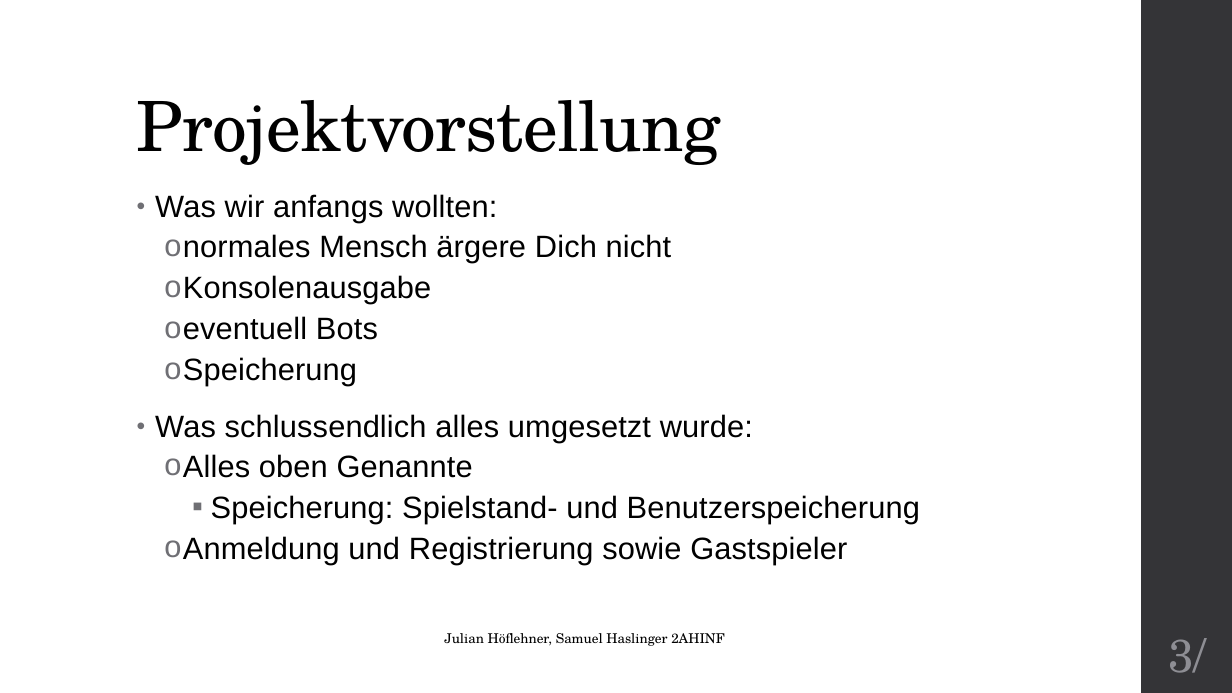
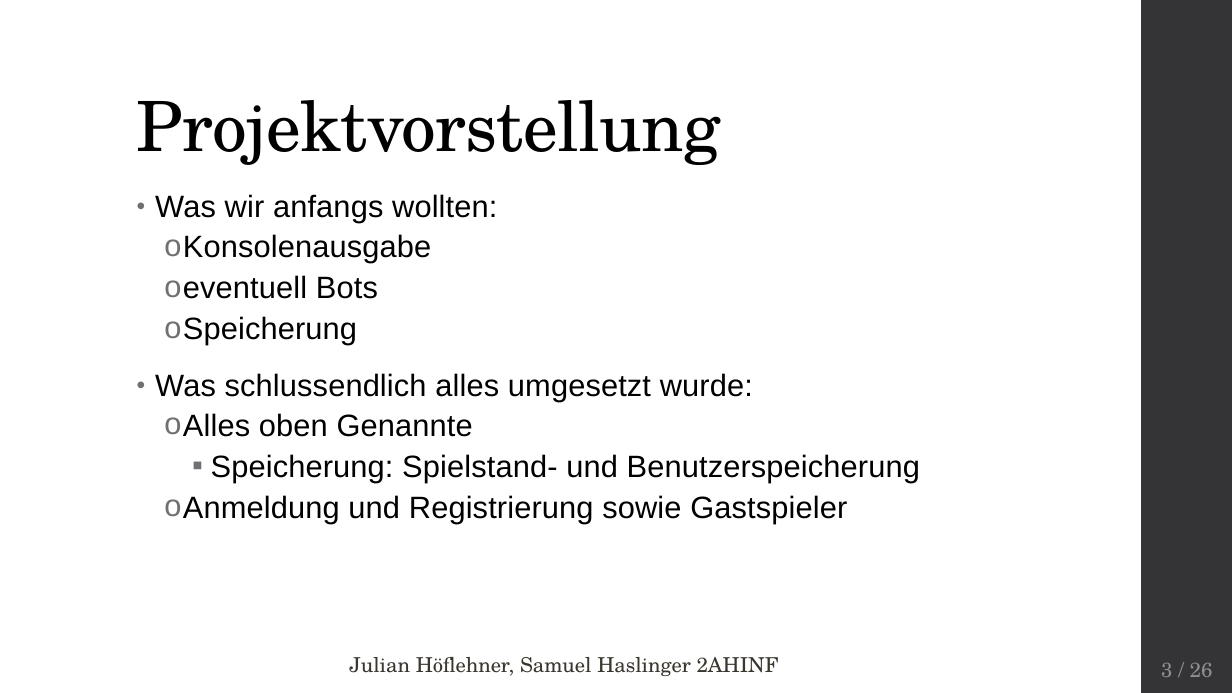
Before and after one commit to Wutze0/Mensch_Aergere_Dich_Nicht, a slide deck: slide 3 of MenschAergereDichNicht.pptx. Drawn at 1232x693 pixels with LibreOffice and Linux fonts; fonts in the diff are those of the drawing. Boxes give left, top, right and bottom in pixels: in the first picture for what was removed or moved away, otherwise in the second. Text is boxed around its words. In the diff, an @@ line names an element or a change of style, - is before the commit and + after.

```diff
--- a/MenschAergereDichNicht.pptx
+++ b/MenschAergereDichNicht.pptx
@@ text at box(183, 234, 672, 263): paragraph removed @@
-  o normales Mensch ärgere Dich nicht
@@ text "Julian Höflehner, Samuel Haslinger 2AHINF": place and size @@
-text "Julian Höflehner, Samuel Haslinger 2AHINF" at box(444, 633, 725, 646)
+text "Julian Höflehner, Samuel Haslinger 2AHINF" at box(349, 657, 779, 676)
@@ text "Julian Höflehner, Samuel Haslinger 2AHINF" at box(349, 657, 779, 676): size 10.5 to 16 pt, text colour #000000 to #3A372F @@
@@ page number removed at box(1168, 638, 1207, 673) @@
-3/
@@ page number added at box(1161, 663, 1213, 677), 16 pt, text #8E8E94 @@
+3 / 26
```
Also in this commit, not shown: 20 other slides changed, 5 slides added, 7 slides removed, 3 other files.
